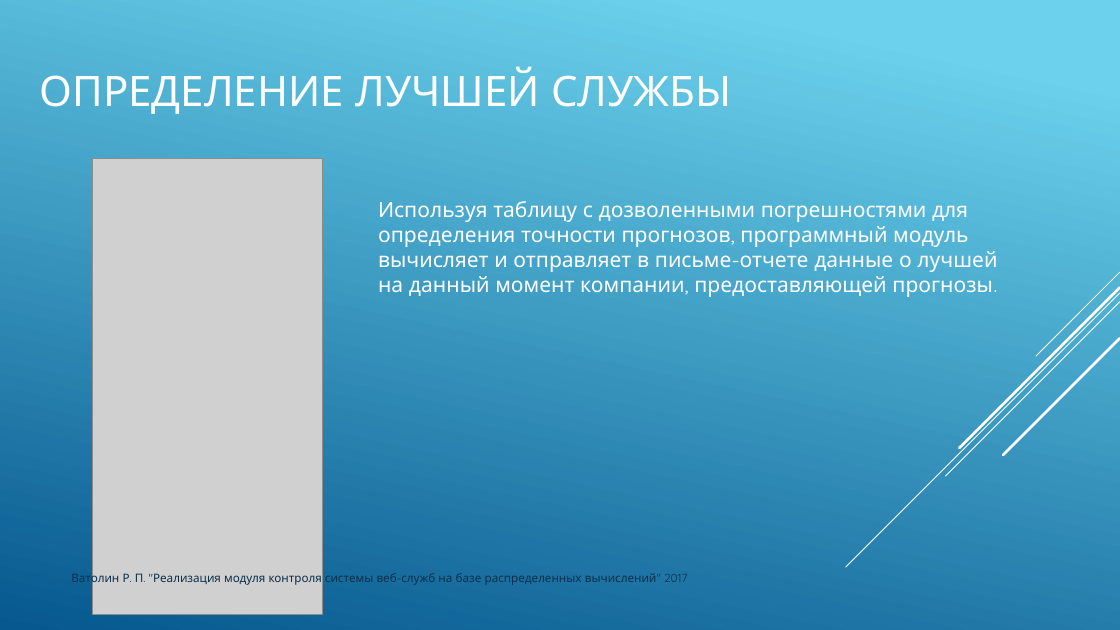
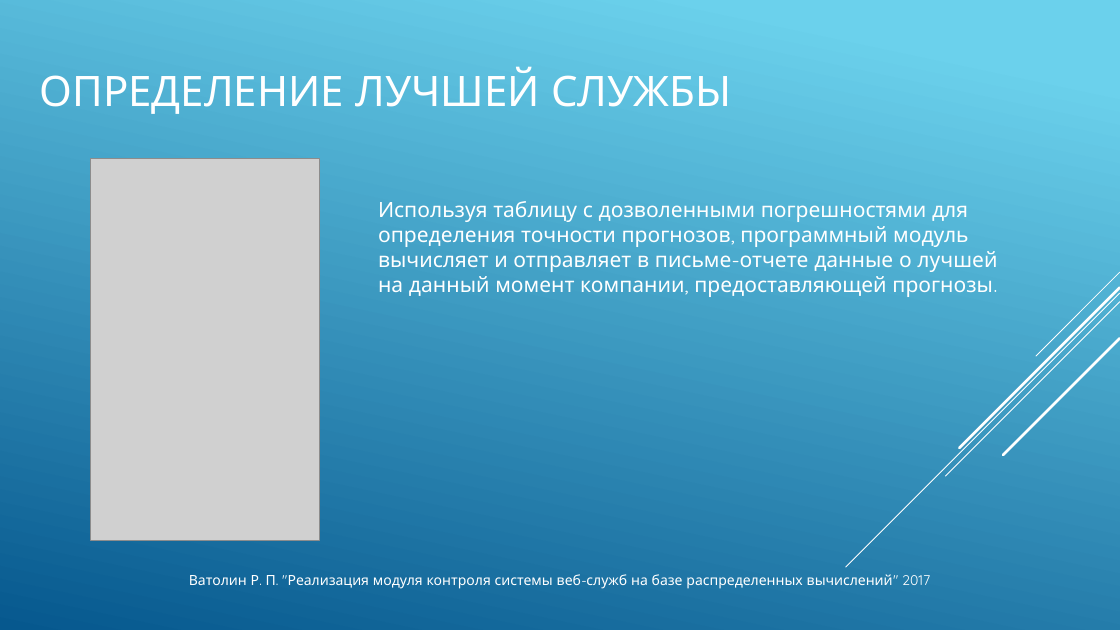
Before and after one commit to vatolinrp/weather-analyzer, a slide deck: slide 12 of docs/VatolinRP.pptx. Drawn at 1120x630 pixels with LibreOffice and Linux fonts; fonts in the diff are those of the drawing; grey boxes stand for pictures. Boxes give left, top, right and bottom in pixels: in the first picture for what was removed or moved away, otherwise in the second. Text is boxed around its words. In the diff, an @@ line names an element or a change of style, - is before the commit and + after.

```diff
--- a/docs/VatolinRP.pptx
+++ b/docs/VatolinRP.pptx
@@ picture: place and size @@
-picture at box(93, 159, 323, 615)
+picture at box(91, 159, 320, 540)
@@ text "Ватолин Р. П. "Реализация модуля ...": place and size @@
-text "Ватолин Р. П. "Реализация модуля ..." at box(71, 571, 687, 586)
+text "Ватолин Р. П. "Реализация модуля ..." at box(189, 574, 930, 589)
@@ text "Ватолин Р. П. "Реализация модуля ..." at box(189, 574, 930, 589): size 10 to 12 pt, text colour #0A304A to #FFFFFF; alignment left to centre @@
```
Also in this commit, not shown: 11 other slides changed.
